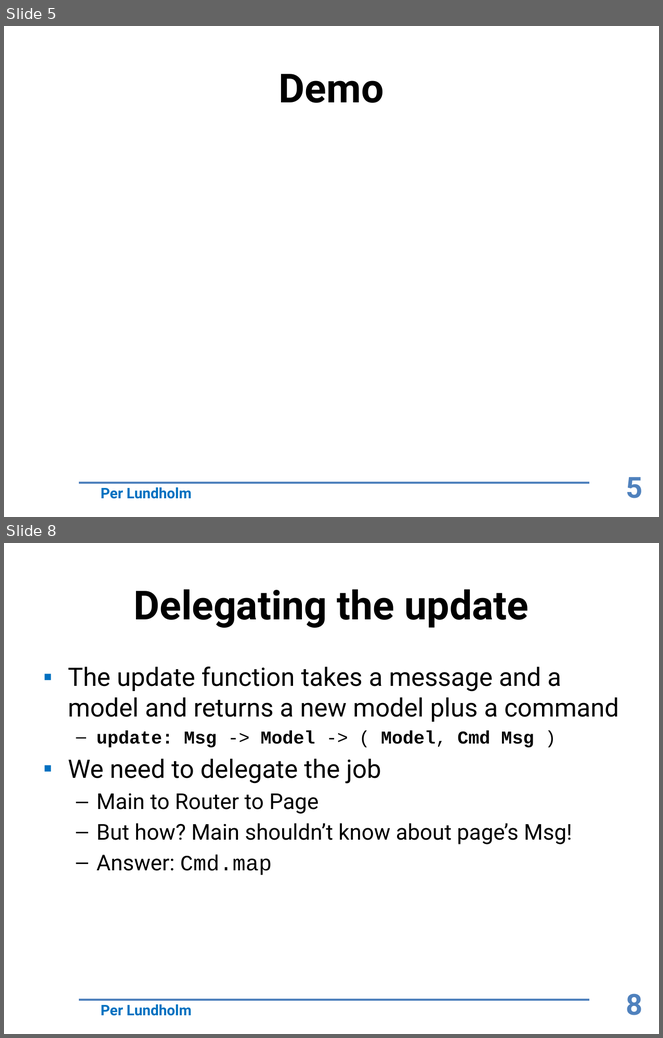
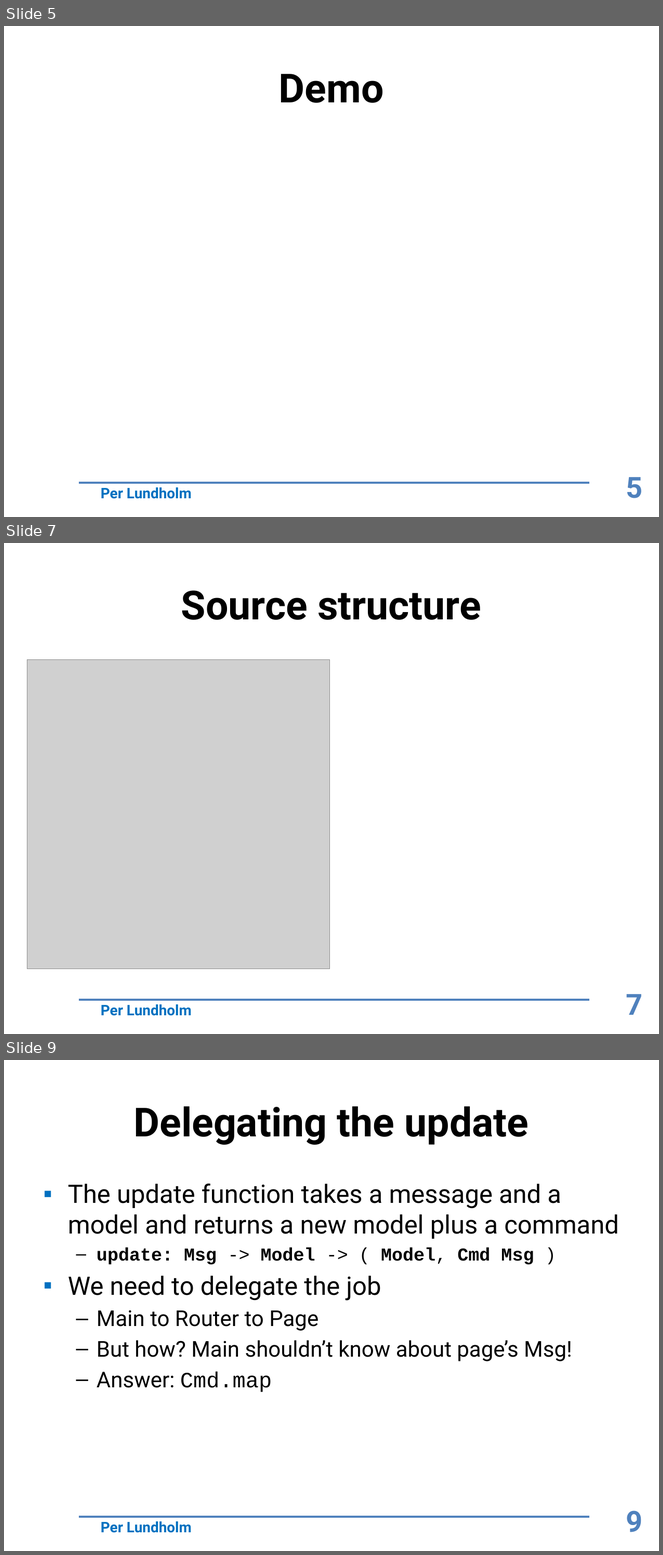
Before and after one commit to perty/elm-navigation-test, a slide deck: elm spa navigation.pptx. Shown one above the other, each under a label of ours: slides 5 and 8 before the commit, slides 5, 7 and 9 after it; the slides between them are not shown. The pictures are 663x1038 and 663x1555 pixels, drawn with LibreOffice and Linux fonts; fonts in the diff are those of the drawing; grey boxes stand for pictures; background and template pictures are left out. Boxes give left, top, right and bottom in pixels: in the first picture for what was removed or moved away, otherwise in the second. Text is boxed around its words. In the diff, an @@ line names an element or a change of style, - is before the commit and + after.

```diff
--- a/elm spa navigation.pptx
+++ b/elm spa navigation.pptx
@@ slide 7 added at box(4, 543, 659, 1034), background #FFFFFF; not listed: 2 template elements that a slide beside it also shows @@
@@ title added at box(181, 590, 481, 620), 44 pt, text #000000, bold @@
+Source structure
@@ picture added at box(27, 659, 330, 969) @@
@@ page number added at box(626, 994, 643, 1015), 32 pt, text #4F81BD, bold @@
+7
@@ text added at box(101, 1005, 192, 1016), 16 pt, text #0070C0, bold @@
+Per Lundholm
@@ what was slide 8 is now slide 9 @@
@@ page number at box(626, 1511, 643, 1533): text changed @@
-8
+9
```
Also in this commit, not shown: 4 slides changed.
